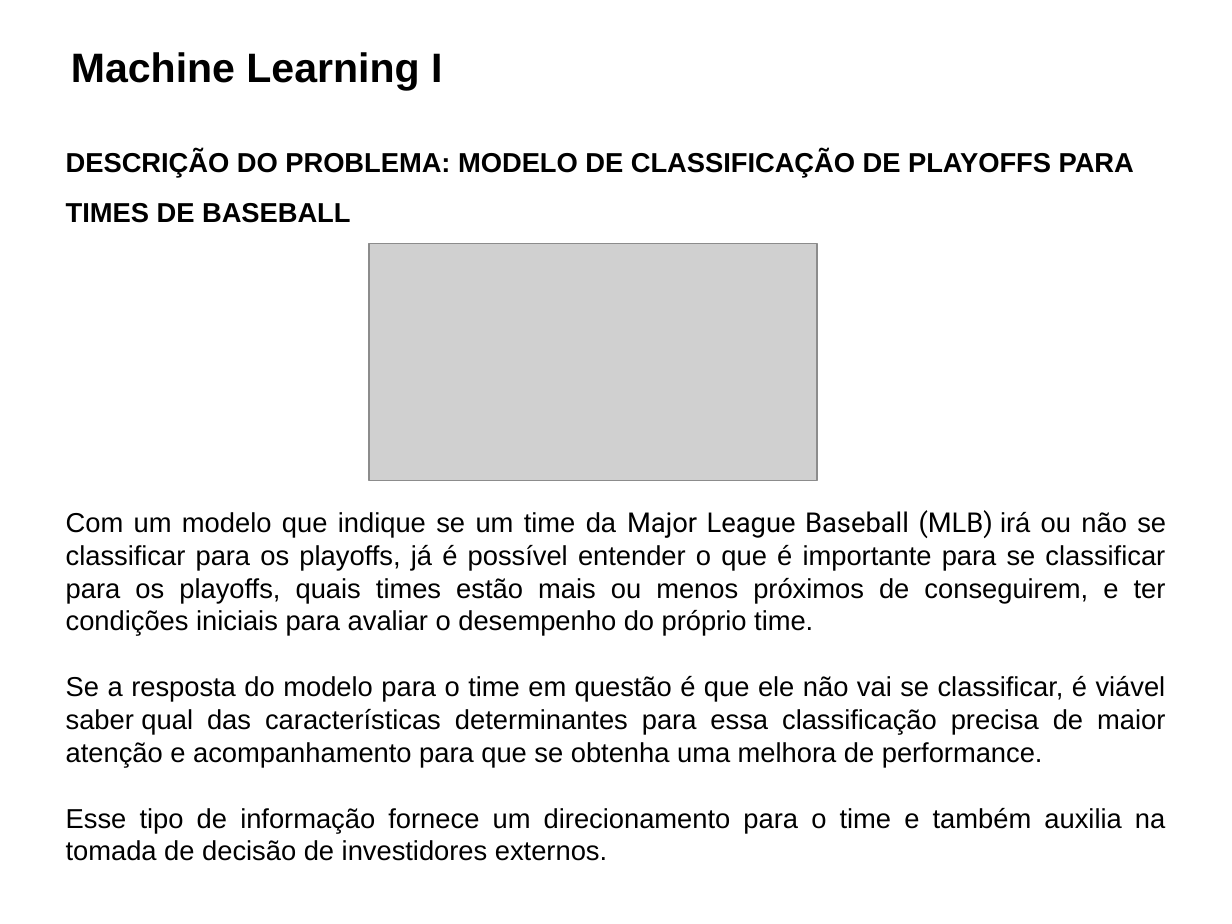
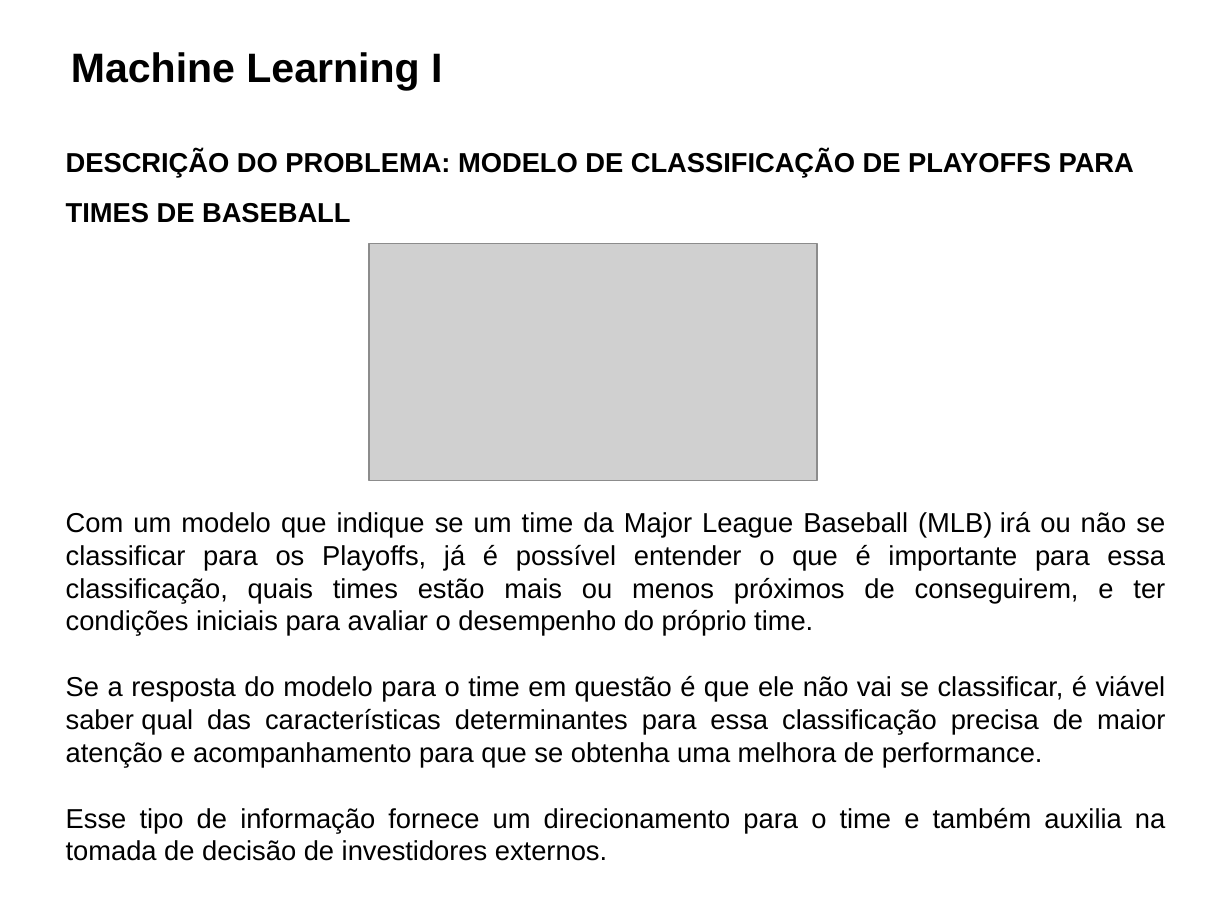
Before and after one commit to paciencia/moneyball_sandbox, a slide deck: slide 4 of slides/Atividade_02_problema_real_sem_ML.pptx. Drawn at 1232x924 pixels with LibreOffice and Linux fonts; fonts in the diff are those of the drawing; grey boxes stand for pictures; background and template pictures are left out. Boxes give left, top, right and bottom in pixels: in the first picture for what was removed or moved away, otherwise in the second. Text is boxed around its words. In the diff, an @@ line names an element or a change of style, - is before the commit and + after.

```diff
--- a/slides/Atividade_02_problema_real_sem_ML.pptx
+++ b/slides/Atividade_02_problema_real_sem_ML.pptx
@@ text at [66, 512, 1165, 636]: text changed @@
-Com um modelo que indique se um time da Major League Baseball (MLB) irá ou não se classificar para os playoffs, já é possível entender o que é importante para se classificar para os playoffs, quais times estão mais ou menos próximos de conseguirem, e ter condições iniciais para avaliar o desempenho do próprio time.
+Com um modelo que indique se um time da Major League Baseball (MLB) irá ou não se classificar para os Playoffs, já é possível entender o que é importante para essa classificação, quais times estão mais ou menos próximos de conseguirem, e ter condições iniciais para avaliar o desempenho do próprio time.
```
Also in this commit, not shown: 12 other slides changed.
